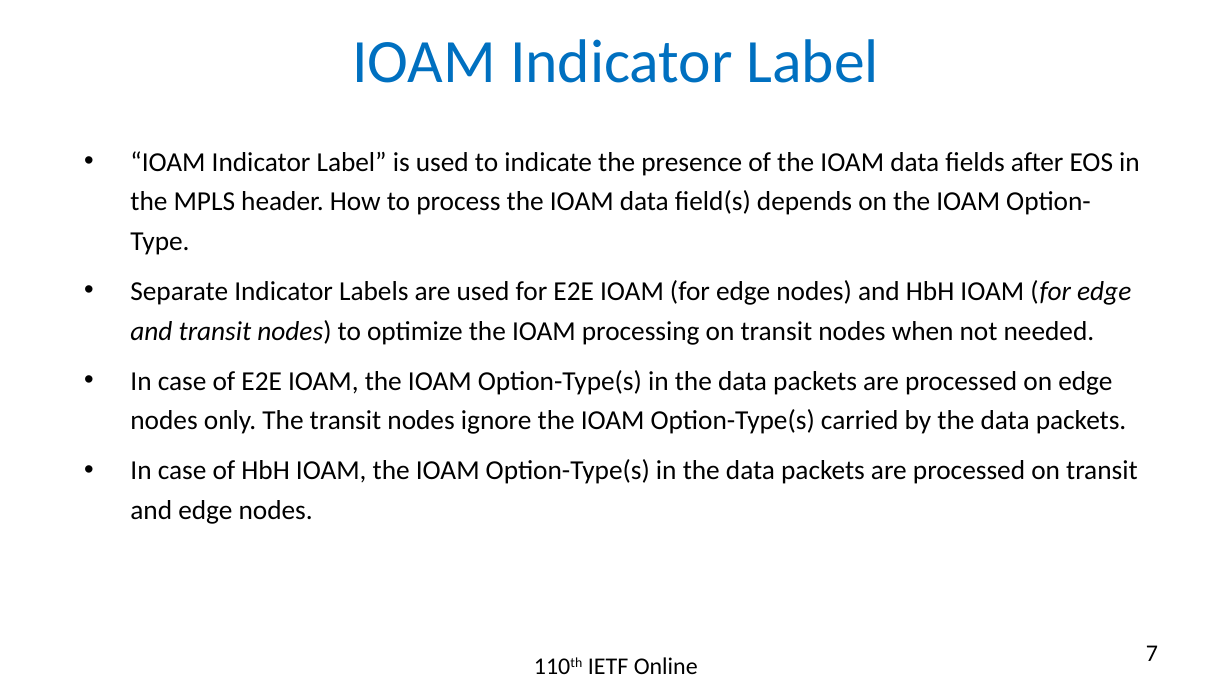
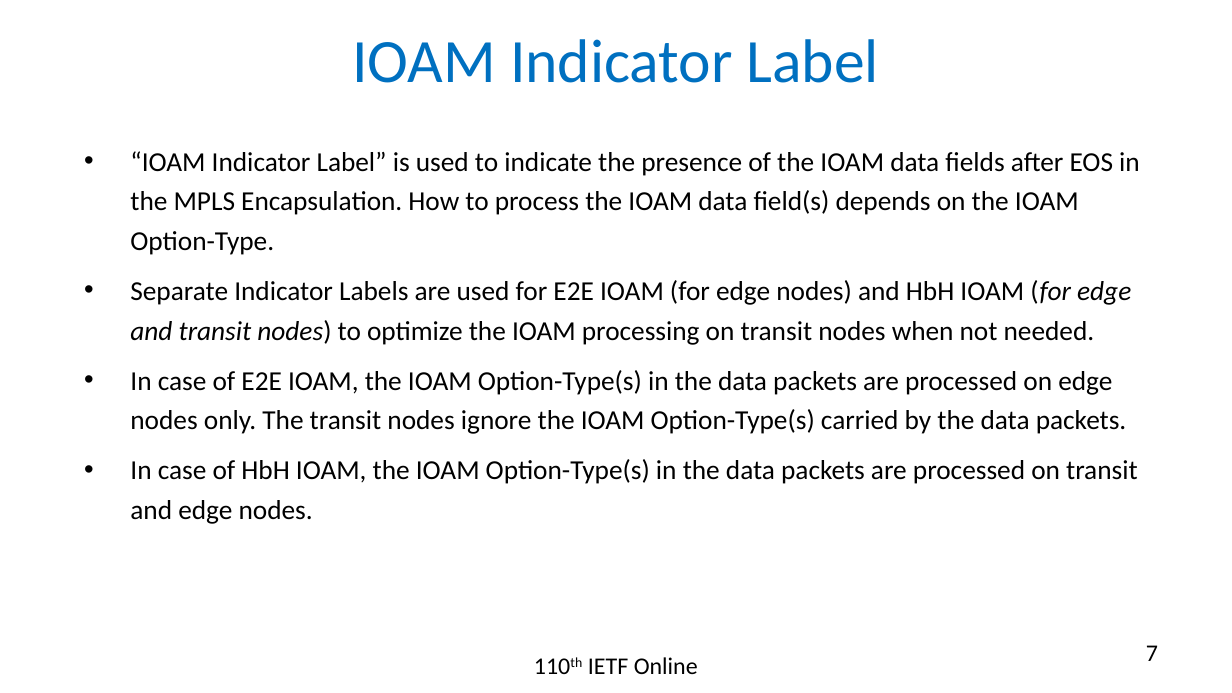
Before and after one commit to rakgandhi/ietf-slides, a slide deck: slide 7 of draft-gandhi-mpls-ioam-sr-05.pptx. Drawn at 1232x693 pixels with LibreOffice and Linux fonts; fonts in the diff are those of the drawing. Boxes give left, top, right and bottom in pixels: in the first picture for what was removed or moved away, otherwise in the second. Text is boxed around its words. In the diff, an @@ line names an element or a change of style, - is before the commit and + after.

```diff
--- a/draft-gandhi-mpls-ioam-sr-05.pptx
+++ b/draft-gandhi-mpls-ioam-sr-05.pptx
@@ text at (x1=130, y1=151, x2=1140, y2=255): text changed @@
-• “IOAM Indicator Label” is used to indicate the presence of the IOAM data fields after EOS in the MPLS header. How to process the IOAM data field(s) depends on the IOAM Option-Type.
+• “IOAM Indicator Label” is used to indicate the presence of the IOAM data fields after EOS in the MPLS Encapsulation. How to process the IOAM data field(s) depends on the IOAM Option-Type.
```
Also in this commit, not shown: 13 other slides changed, 1 other file.
